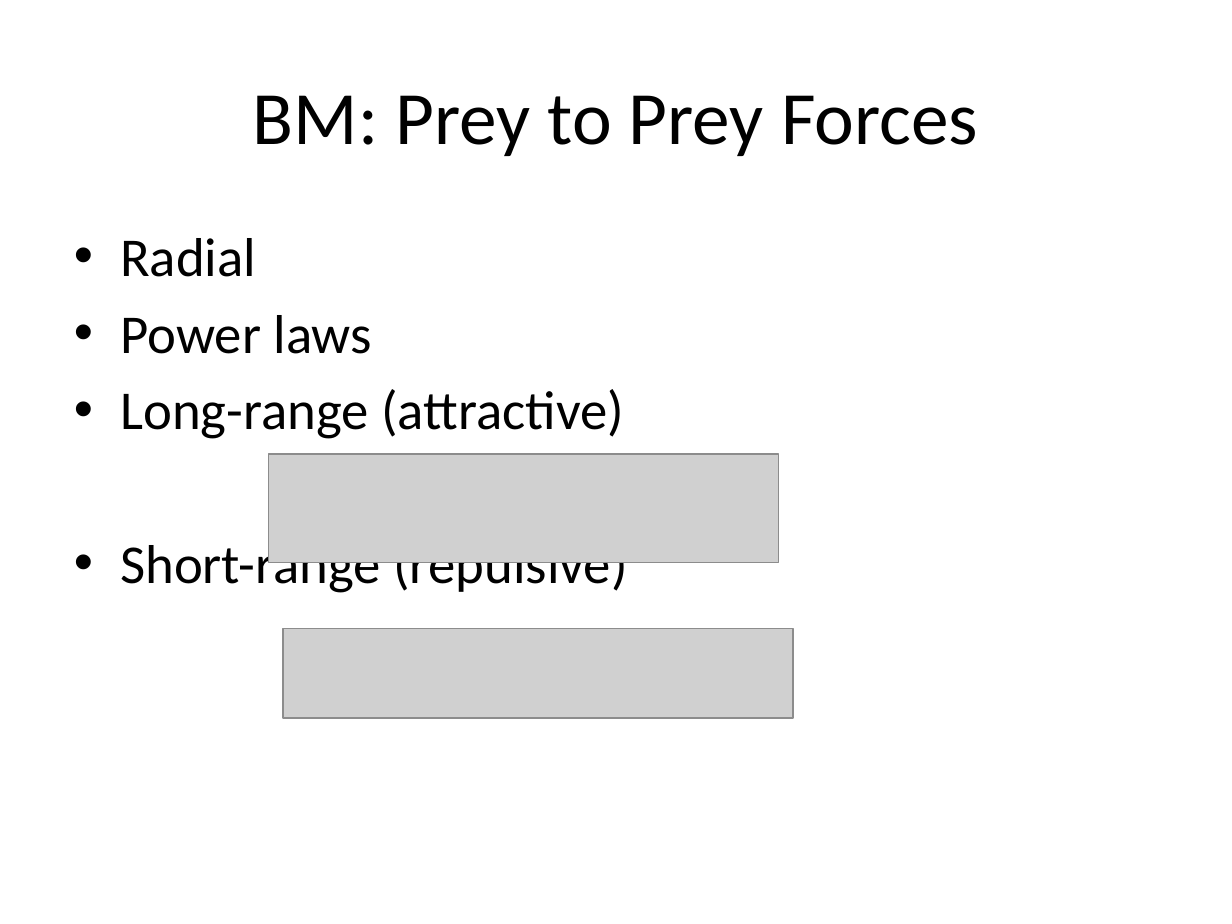
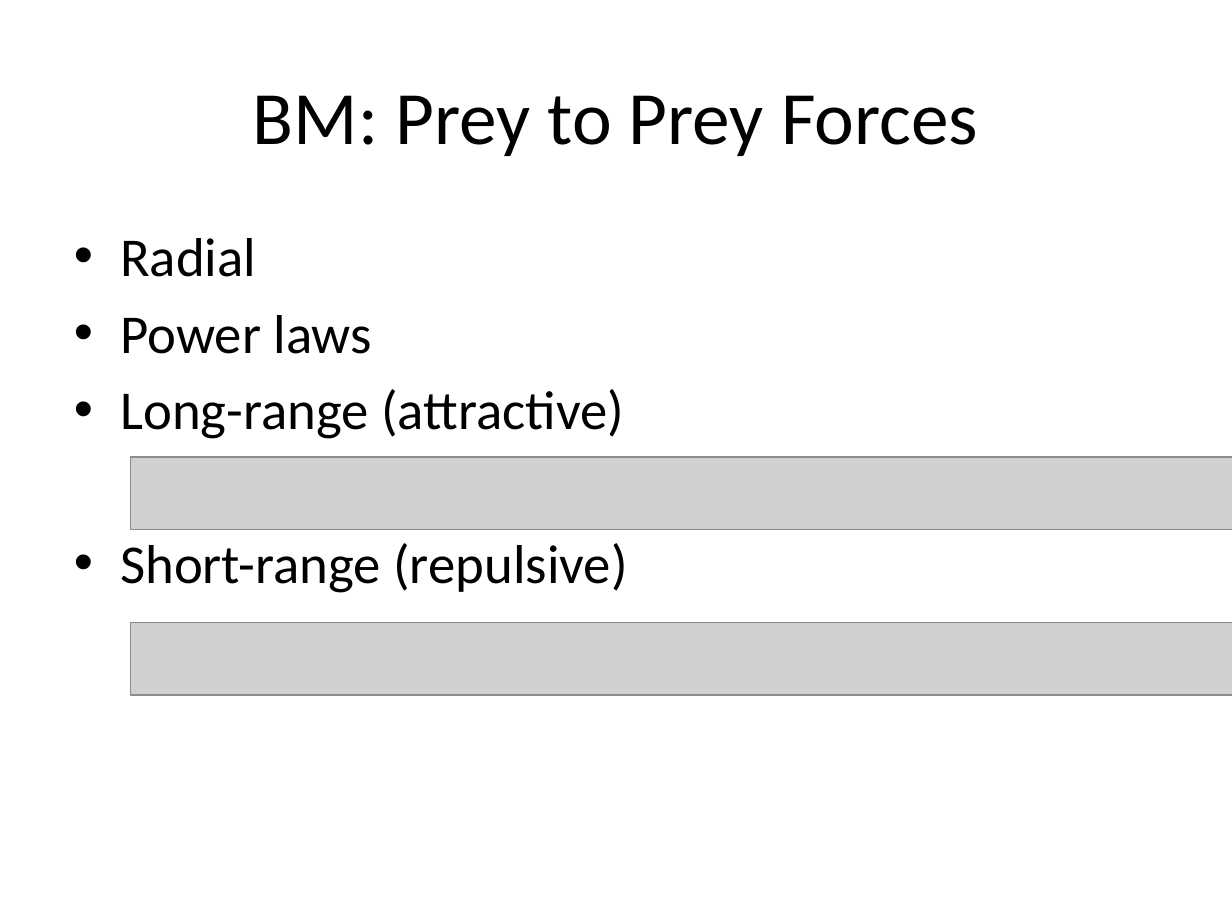
Before and after one commit to jonaspu/fish-swarms, a slide deck: slide 4 of presentation/recovered.pptx. Drawn at 1232x924 pixels with LibreOffice and Linux fonts; fonts in the diff are those of the drawing; grey boxes stand for pictures. Boxes give left, top, right and bottom in pixels: in the first picture for what was removed or moved away, otherwise in the second. Text is boxed around its words. In the diff, an @@ line names an element or a change of style, - is before the commit and + after.

```diff
--- a/presentation/recovered.pptx
+++ b/presentation/recovered.pptx
@@ picture added at <box>131,457,1232,530</box> @@
@@ picture removed at <box>269,453,779,562</box> @@
@@ picture added at <box>131,622,1232,695</box> @@
@@ picture removed at <box>283,628,793,718</box> @@
```
Also in this commit, not shown: 11 other slides changed.
